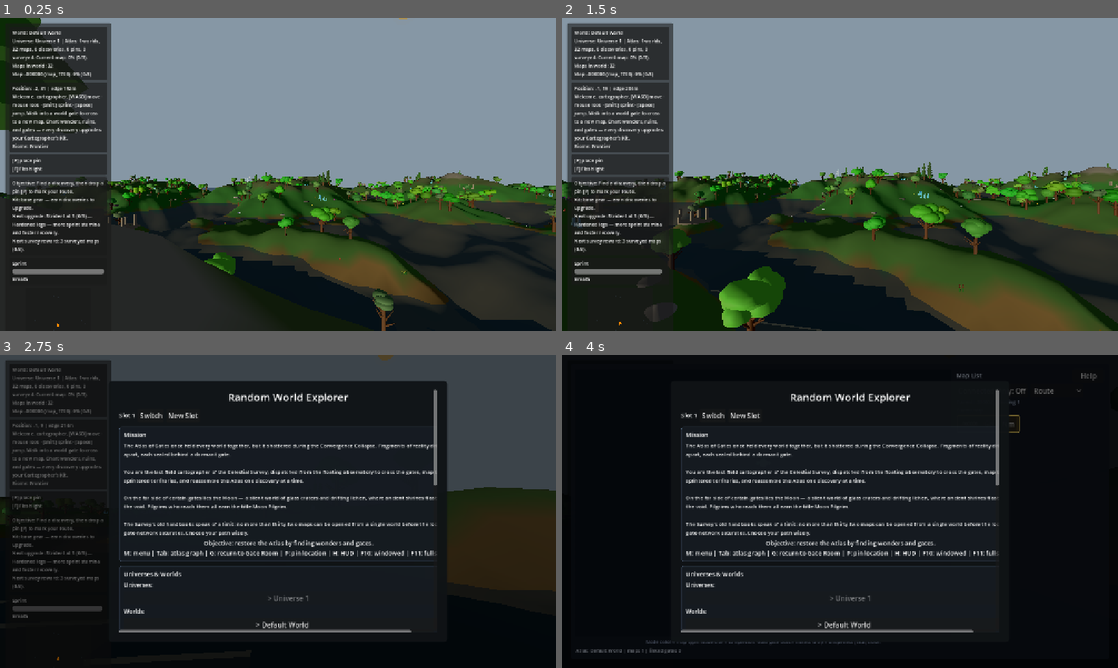
Above: before the commit, frames 1-4 (two rows, left to right).
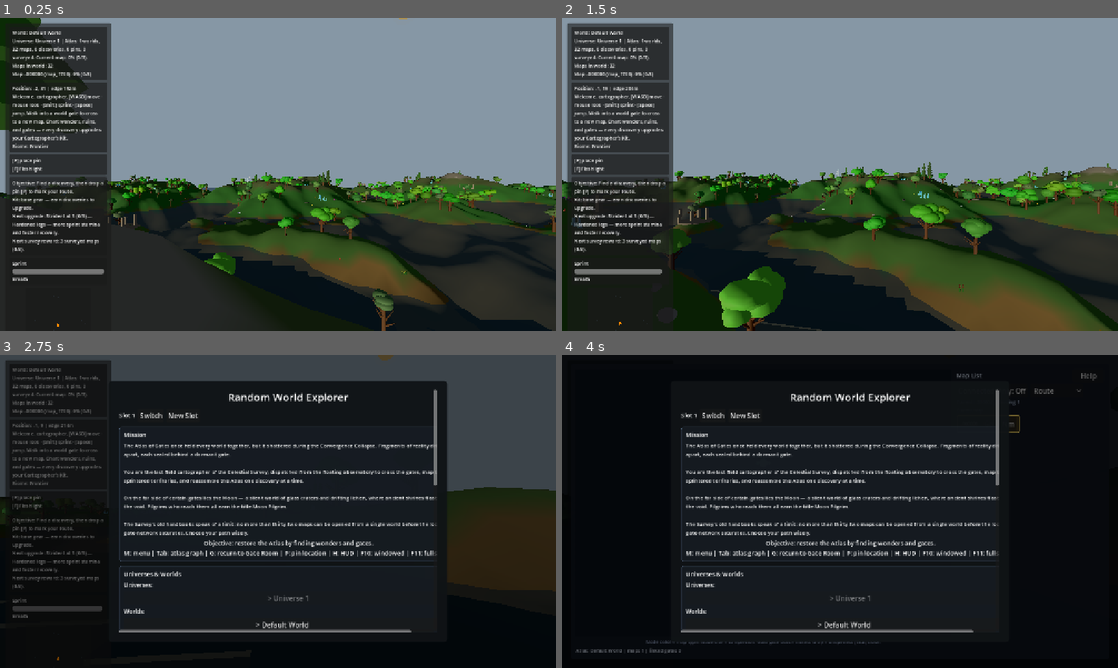
Above: after the commit, the same moments.

Repository: emkey1/Gatewalk
Game: Godot game, scene res://scenes/main.tscn
Two runs of this game, one before a commit and one after it. Both use one fixed random seed, a clock stepped at 60 frames per second and the inputs below.
Inputs (mouse positions are in pixels of both pictures, inside the frame that each line leads up to):
- Up to frame 1 (0.25 s): no input
- Up to frame 2 (1.5 s): tap Enter at 0.5 s; move the mouse to (867, 174) at 0.52 s; hold Shift (sprint) 0.53-1.28 s; hold W (move_forward) from 0.53 s (still down); tap Space (jump) at 0.77 s; move the mouse to (812, 174) at 1.27 s; tap E at 1.35 s
- Up to frame 3 (2.75 s): keep holding W (move_forward); tap Space (jump) at 1.52 s; move the mouse to (289, 505) at 2.02 s; tap M at 2.1 s
- Up to frame 4 (4 s): move the mouse to (812, 574) at 2.77 s; tap G at 2.85 s; tap Space (jump) at 3.02, 3.77 s; move the mouse to (1006, 558) at 3.52 s; release W (move_forward) at 3.53 s; hold A (move_left) from 3.53 s (still down); tap Tab at 3.6 s

The runs differ from the first frame. In frame 1, less than 0.1% of the frame differs, in the area x 20-92%, y 50-65%; in frame 2, 0.1%, in the area x 13-90%, y 49-98%; in frame 3, less than 0.1%; in frame 4, less than 0.1%.

Commit message:
Ground rocks into terrain (footprint-aware, no float on slopes)
Sample terrain under the rock's footprint, anchor to the lowest point, and sink ~25% of its height so rocks sit planted instead of floating on slopes where a center-point sample overhangs lower ground. No RNG consumed, so layout stays deterministic.

Co-Authored-By: Claude Opus 4.8 <noreply@anthropic.com>

Diff:
--- a/scripts/factories/RockFactory.gd
+++ b/scripts/factories/RockFactory.gd
@@ -58,13 +58,22 @@
 
 		# A unit sphere (radius 1, height 2) scaled to (radius, height/2, radius) and
 		# the per-rock visual scale reproduces the old SphereMesh(radius, height) * scale.
-		var scale_v := Vector3(rock_radius * sx, rock_height * 0.5 * sy, rock_radius * sz)
+		var h_half: float = rock_height * 0.5 * sy
+		var r_h: float = maxf(rock_radius * sx, rock_radius * sz)
+		# Ground to the lowest terrain under the rock's footprint (so it never floats on
+		# a slope), then sink it ~25% of its height for a planted, embedded look.
+		var low_y: float = pos.y
+		low_y = minf(low_y, float(height_fn.call(pos.x + r_h, pos.z)))
+		low_y = minf(low_y, float(height_fn.call(pos.x - r_h, pos.z)))
+		low_y = minf(low_y, float(height_fn.call(pos.x, pos.z + r_h)))
+		low_y = minf(low_y, float(height_fn.call(pos.x, pos.z - r_h)))
+		var scale_v := Vector3(rock_radius * sx, h_half, rock_radius * sz)
 		var basis := Basis.from_euler(Vector3(deg_to_rad(rx), deg_to_rad(ry), deg_to_rad(rz))).scaled(scale_v)
-		var origin := Vector3(pos.x, pos.y + rock_height * 0.25, pos.z)
+		var origin := Vector3(pos.x, low_y + h_half * 0.5, pos.z)
 		transforms.append(Transform3D(basis, origin))
 		colors.append(Color(gray, gray, gray))
 		collider_positions.append(origin)
-		collider_radii.append(maxf(rock_radius * sx, rock_radius * sz))
+		collider_radii.append(r_h)
 
 	var root := Node3D.new()
 	root.name = "Rocks"
